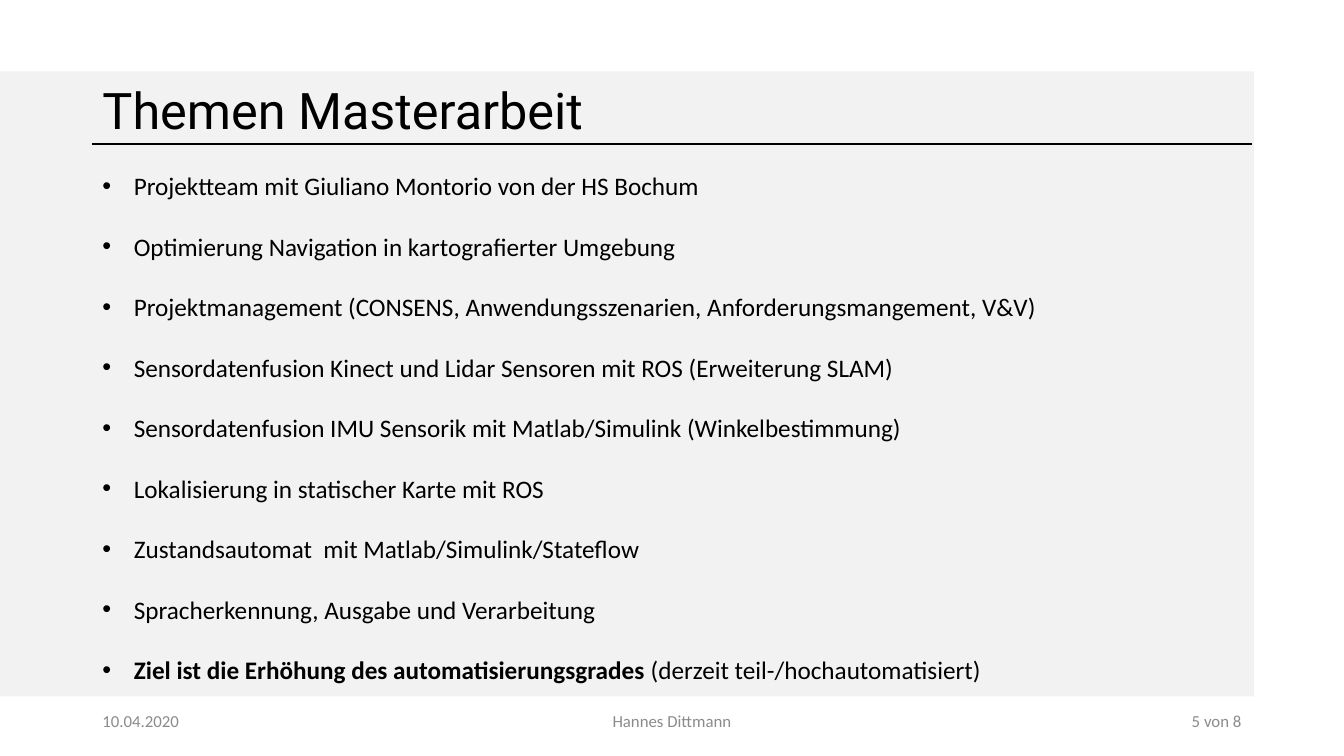
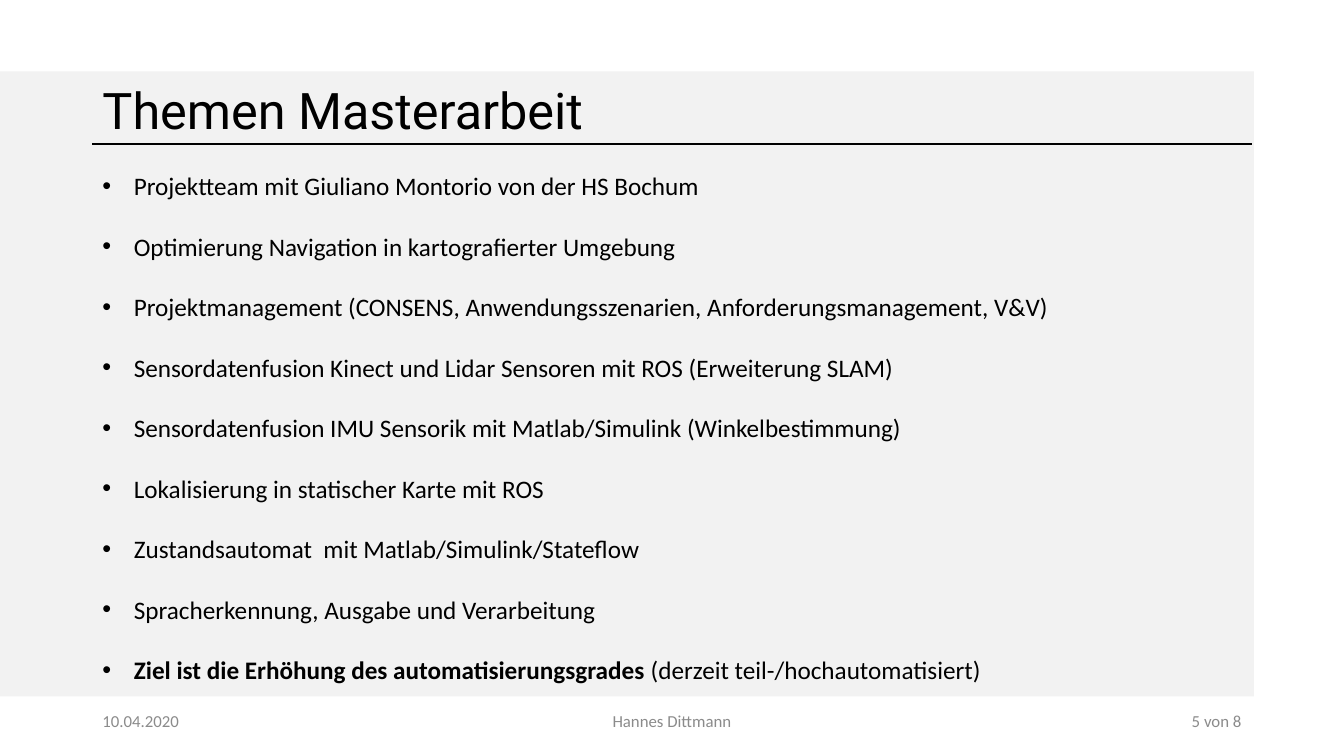
Before and after one commit to GiulliMo/Master_Doc, a slide deck: slide 5 of Präsentationen/HSHL/Besprechung_Göbel.pptx. Drawn at 1344x756 pixels with LibreOffice and Linux fonts; fonts in the diff are those of the drawing; background and template pictures are left out. Boxes give left, top, right and bottom in pixels: in the first picture for what was removed or moved away, otherwise in the second. Text is boxed around its words. In the diff, an @@ line names an element or a change of style, - is before the commit and + after.

```diff
--- a/Präsentationen/HSHL/Besprechung_Göbel.pptx
+++ b/Präsentationen/HSHL/Besprechung_Göbel.pptx
@@ text at [134,297,1047,321]: text changed @@
-• Projektmanagement (CONSENS, Anwendungsszenarien, Anforderungsmangement, V&V)
+• Projektmanagement (CONSENS, Anwendungsszenarien, Anforderungsmanagement, V&V)
```
Also in this commit, not shown: 1 other file.
